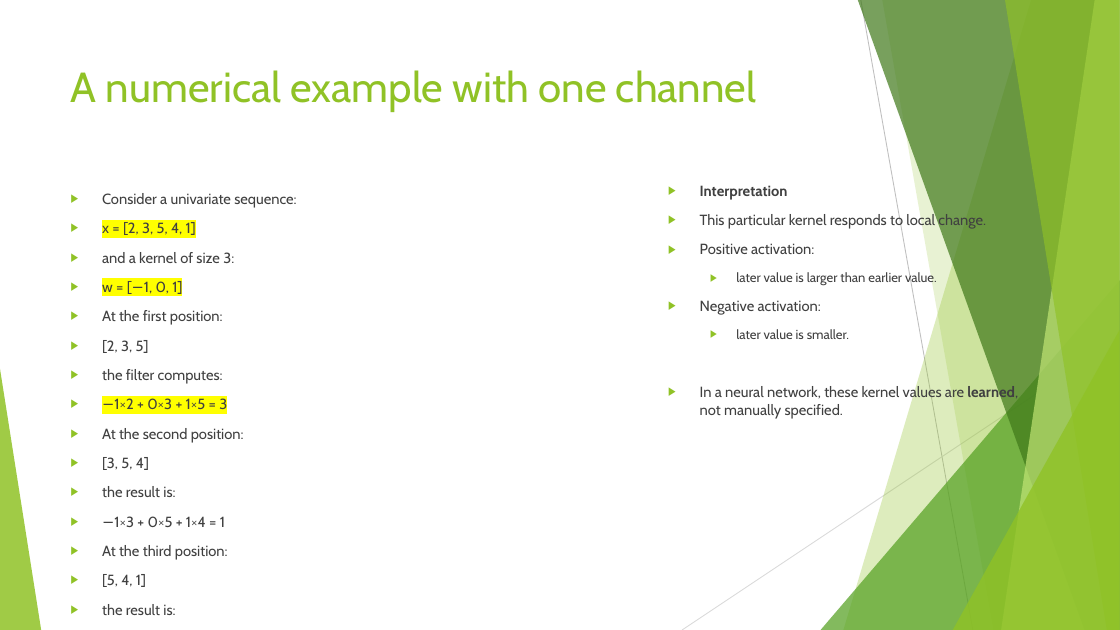
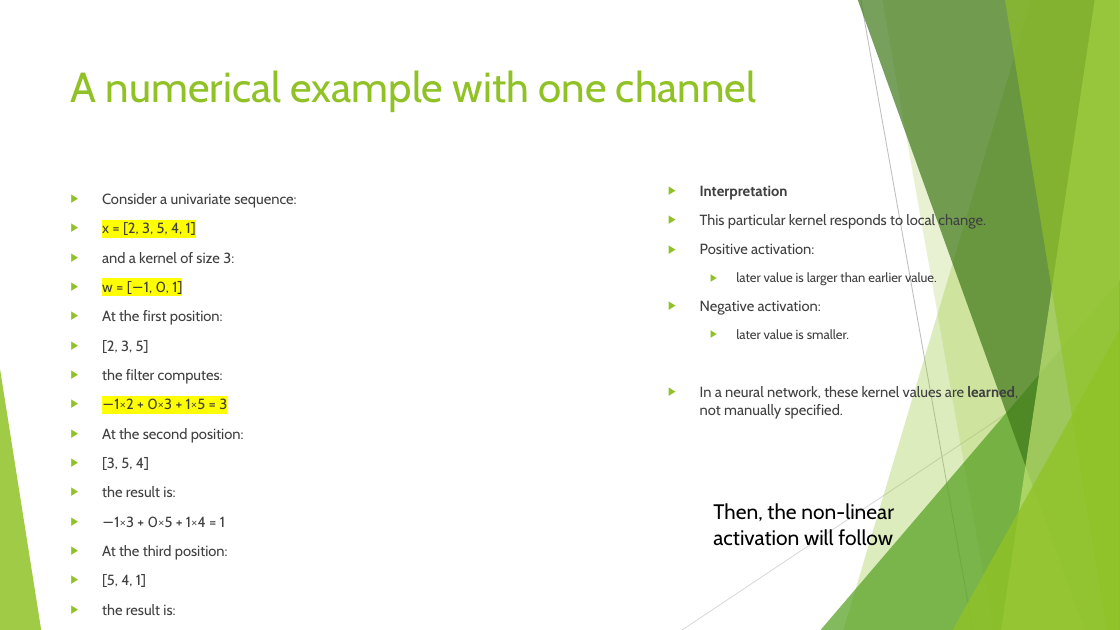
Before and after one commit to FranzGH/timeseries, a slide deck: slide 22 of Slides/05 CNNs.pptx. Drawn at 1120x630 pixels with LibreOffice and Linux fonts; fonts in the diff are those of the drawing. Boxes give left, top, right and bottom in pixels: in the first picture for what was removed or moved away, otherwise in the second. Text is boxed around its words. In the diff, an @@ line names an element or a change of style, - is before the commit and + after.

```diff
--- a/Slides/05 CNNs.pptx
+++ b/Slides/05 CNNs.pptx
@@ text added at box(713, 502, 894, 551), 18 pt, text #000000 @@
+Then, the non-linear activation will follow
```
Also in this commit, not shown: 11 other slides changed.
